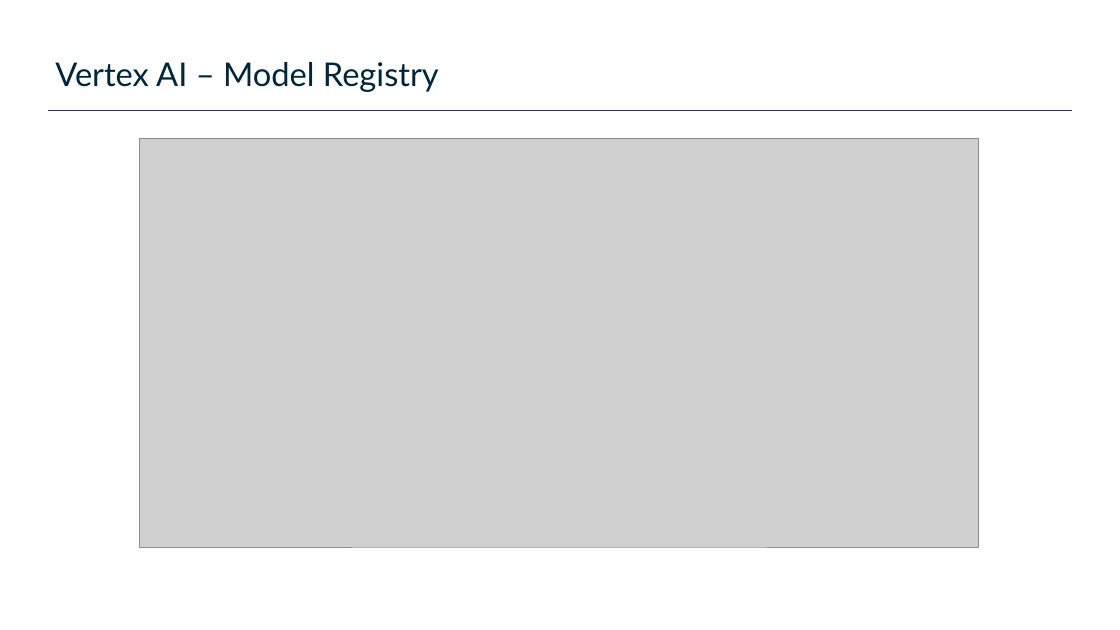
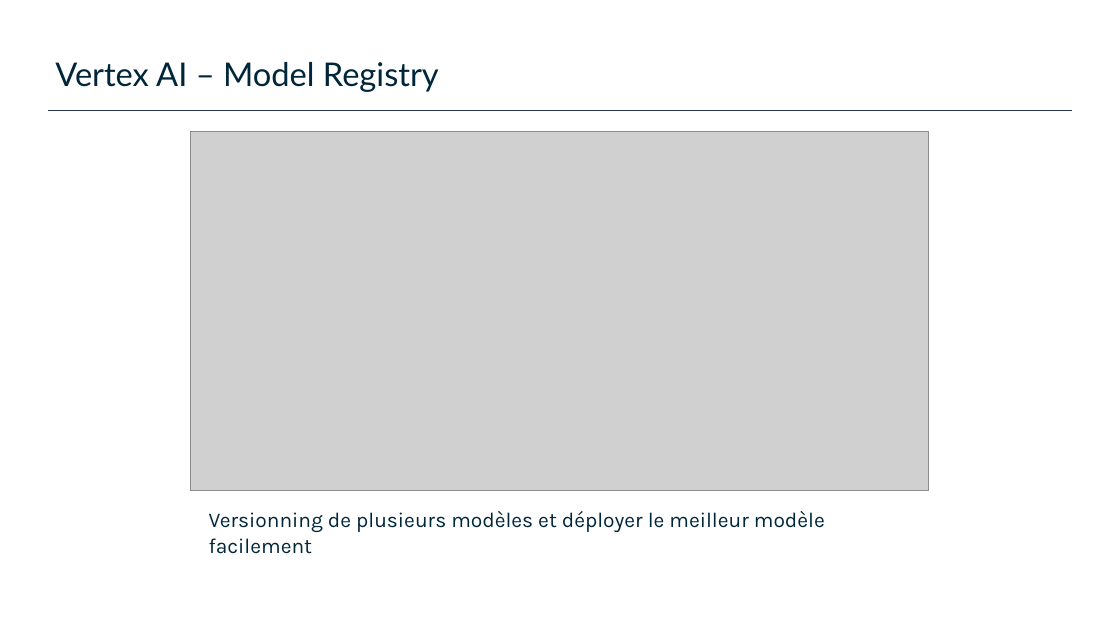
Before and after one commit to plperez626/MLOps-Introductory-Course-on-GCP, a slide deck: slide 9 of slides/2_flowml-on-gcp/gcp_mlops_vertexai_supaero.pptx (slide 7 before the commit). Drawn at 1120x630 pixels with LibreOffice and Linux fonts; fonts in the diff are those of the drawing; grey boxes stand for pictures; background and template pictures are left out. Boxes give left, top, right and bottom in pixels: in the first picture for what was removed or moved away, otherwise in the second. Text is boxed around its words. In the diff, an @@ line names an element or a change of style, - is before the commit and + after.

```diff
--- a/slides/2_flowml-on-gcp/gcp_mlops_vertexai_supaero.pptx
+++ b/slides/2_flowml-on-gcp/gcp_mlops_vertexai_supaero.pptx
@@ picture: place and size @@
-picture at (139, 139, 979, 548)
+picture at (190, 131, 928, 491)
@@ text added at (209, 511, 825, 554), 18 pt, text #00263A @@
+Versionning de plusieurs modèles et déployer le meilleur modèle facilement
```
Also in this commit, not shown: 11 other slides changed, 2 slides added.
